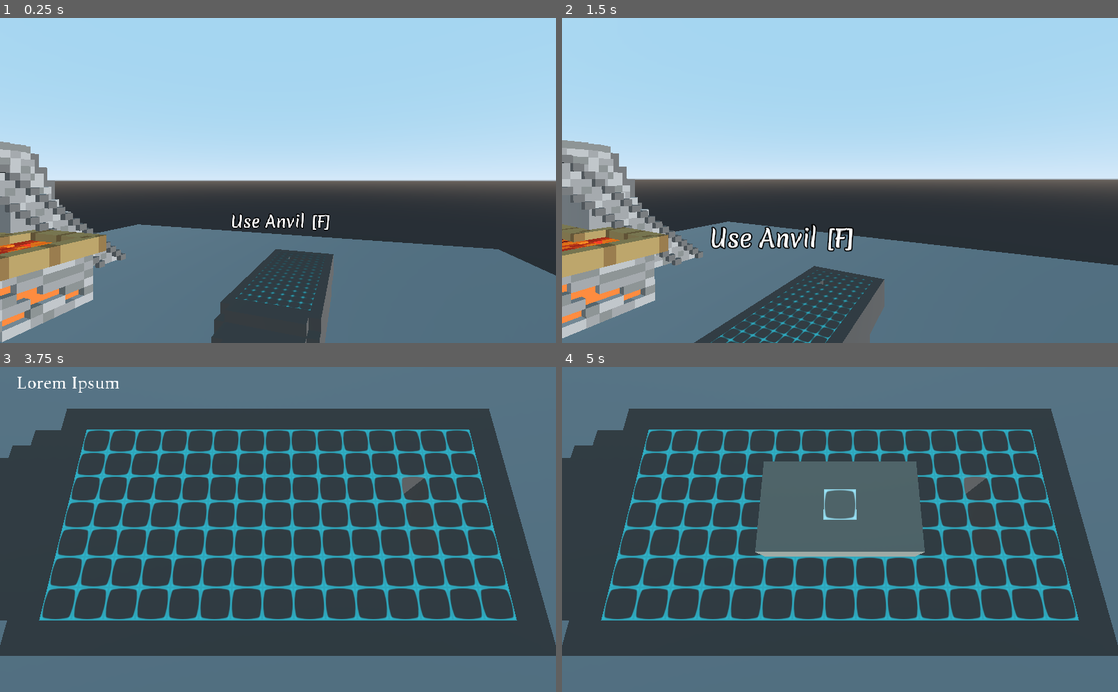
Above: before the commit, frames 1-4 (two rows, left to right).
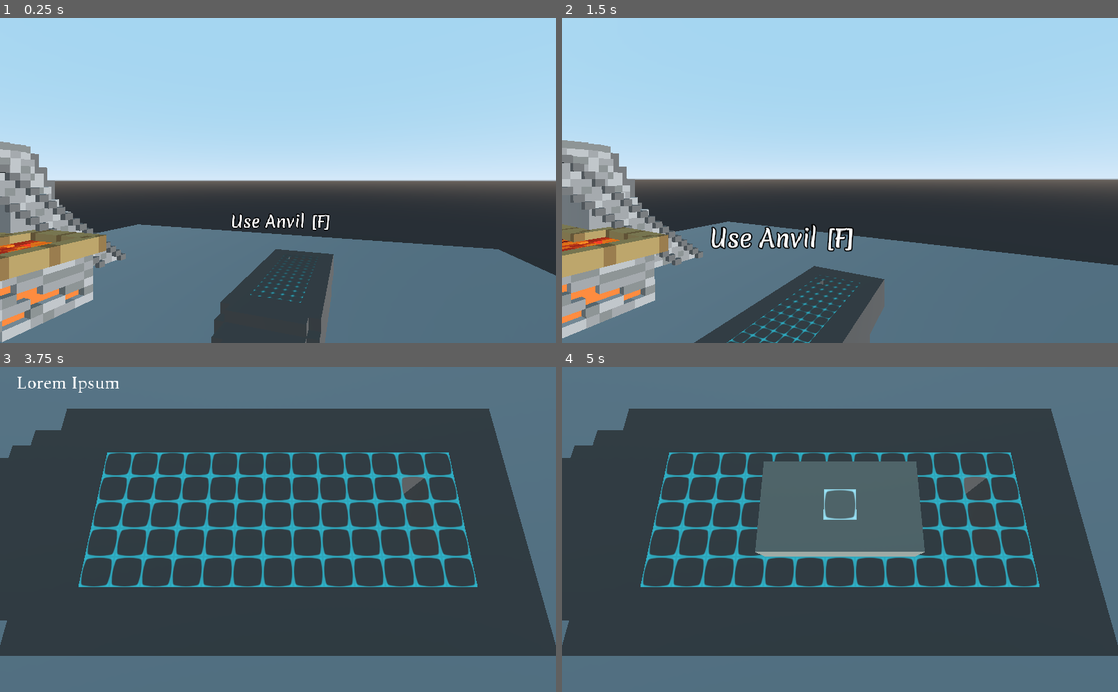
Above: after the commit, the same moments.

Repository: iubaldo/Voxelsmith
Game: Godot game, scene res://Scenes/WorkshopScene.tscn
Same seed, same stepped clock (60 frames per second), same inputs: the game is played once before the commit and once after it.
Inputs (mouse positions are in pixels of both pictures, inside the frame that each line leads up to):
- Up to frame 1 (0.25 s): no input
- Up to frame 2 (1.5 s): tap Enter at 0.5 s; move the mouse to (867, 180) at 0.52 s; press the mouse at (867, 180) at 0.53 s; hold W (moveForward) from 0.53 s (still down); move the mouse to (812, 180) at 1.27 s; release the mouse at (812, 180) at 1.28 s; tap X (flipGridX) at 1.35 s
- Up to frame 3 (3.75 s): click (250, 529) at 1.55 s; tap R (resetZoom) at 2 s; move the mouse to (289, 523) at 2.02 s; hold Z (flipGridZ) 2.03-2.78 s; click (289, 523) at 2.3 s; move the mouse to (272, 536) at 2.77 s; tap Alt (freeMouse) at 2.85 s; click (272, 536) at 3.05 s; move the mouse to (444, 578) at 3.52 s; release W (moveForward) at 3.53 s; hold A (moveLeft) from 3.53 s (still down); hold F (interact) from 3.53 s (still down)
- Up to frame 4 (5 s): keep holding A (moveLeft); click (1006, 578) at 3.8 s; tap ` (debug_addIngot) at 4.15 s; move the mouse to (673, 480) at 4.27 s; release F (interact) at 4.28 s; click (673, 480) at 4.35 s

The runs differ from the first frame. In frame 1, less than 0.1% of the frame differs, in the area x 42-58%, y 76-90%; in frame 2, 0.2%; in frame 3, 4.2%, in the area x 7-93%, y 19-78%; in frame 4, 4.2%.

Commit message:
implemented grid and anvil bounds, as well as fixed ingot adding bug

Diff:
--- a/Scenes/Smithing/AnvilGrid.tscn
+++ b/Scenes/Smithing/AnvilGrid.tscn
@@ -9,4 +9,4 @@
 modulate = Color( 0.239216, 0.737255, 0.835294, 1 )
 texture = ExtResource( 1 )
 region_enabled = true
-region_rect = Rect2( 0, 0, 1792, 3840 )
+region_rect = Rect2( 0, 0, 1280, 3328 )
--- a/Scripts/Smithing/SmithingGrid.gd
+++ b/Scripts/Smithing/SmithingGrid.gd
@@ -66,7 +66,6 @@
 		for z in range(-1 + gridCenter.y, 2 + gridCenter.y):
 			createVoxel(Vector3(x, 0, z))
 
-	print("created ingot")
 	pass
 
 
--- a/Scripts/WorkshopAnvil.gd
+++ b/Scripts/WorkshopAnvil.gd
@@ -24,7 +24,7 @@
 
 const STEP_SIZE: float = 0.1 # constant for converting to a normalized coordinate system for voxels
 var gridBounds: Rect2 = Rect2(-14 * STEP_SIZE, -28 * STEP_SIZE, 29 * STEP_SIZE, 49 * STEP_SIZE)
-var anvilBounds: Rect2 = Rect2(-7 * STEP_SIZE, 3 * STEP_SIZE, 15 * STEP_SIZE, 6 * STEP_SIZE)
+var anvilBounds: Rect2 = Rect2(-6 * STEP_SIZE, -2 * STEP_SIZE, 13 * STEP_SIZE, 5 * STEP_SIZE)
 var pritchelHole: Rect2 = Rect2(5 * STEP_SIZE, -1 * STEP_SIZE, 1 * STEP_SIZE, 3 * STEP_SIZE)
 
 # striking
@@ -154,6 +154,12 @@
 
 func strike(target, power: int) -> void: # target is either voxel or subvoxel
 	if target != null:
+		if !anvilBounds.has_point(Vector2(stepify(target.translation.x + smithingGrid.translation.x - 0.25, 0.1), \
+			stepify(target.translation.z + smithingGrid.translation.z - 0.05, 0.1))):
+			print(var2str(Vector2(stepify(target.translation.x + smithingGrid.translation.x - 0.25, 0.1), \
+			stepify(target.translation.z + smithingGrid.translation.z - 0.05, 0.1))))
+			print("strike() - target outside anvil grid!")
+			return
 		if target is Voxel:
 			var targetList = [] # list of positions to check
 
@@ -296,23 +302,41 @@
 func moveGrid(direction: int) -> void:
 	match direction:
 		1: # up
-			if (smithingGrid.translation.z - 1 * STEP_SIZE >= -14 * STEP_SIZE):
-				smithingGrid.translation.z += -1 * STEP_SIZE
+			if gridBounds.has_point(Vector2((smithingGrid.translation + Vector3.FORWARD * STEP_SIZE).x, \
+			(smithingGrid.translation + Vector3.FORWARD * STEP_SIZE).z)):
+				smithingGrid.translation += Vector3.FORWARD * STEP_SIZE
+			else:
+				print("moveGrid() - target out of bounds, can't move up!")
 		2: # right
-			if (smithingGrid.translation.x + 1 * STEP_SIZE <= 28 * STEP_SIZE):
-				smithingGrid.translation.x += 1 * STEP_SIZE
+			if gridBounds.has_point(Vector2((smithingGrid.translation + Vector3.RIGHT * STEP_SIZE).x, \
+			(smithingGrid.translation + Vector3.RIGHT * STEP_SIZE).z)):
+				smithingGrid.translation += Vector3.RIGHT * STEP_SIZE
+			else:
+				print("moveGrid() - target out of bounds, can't move right!")
 		3: # down
-			if (smithingGrid.translation.z + 1 * STEP_SIZE <= 14 * STEP_SIZE):
-				smithingGrid.translation.z += 1 * STEP_SIZE
+			if gridBounds.has_point(Vector2((smithingGrid.translation + Vector3.BACK * STEP_SIZE).x, \
+			(smithingGrid.translation + Vector3.BACK * STEP_SIZE).z)):
+				smithingGrid.translation += Vector3.BACK * STEP_SIZE
+			else:
+				print("moveGrid() - target out of bounds, can't move down!")
 		4: # left
-			if (smithingGrid.translation.x + -1 * STEP_SIZE >= -28 * STEP_SIZE):
-				smithingGrid.translation.x += -1 * STEP_SIZE
+			if gridBounds.has_point(Vector2((smithingGrid.translation + Vector3.LEFT * STEP_SIZE).x, \
+			(smithingGrid.translation + Vector3.LEFT * STEP_SIZE).z)):
+				smithingGrid.translation += Vector3.LEFT * STEP_SIZE
+			else:
+				print("moveGrid() - target out of bounds, can't move left!")
 	pass
 
 
 func addIngot(ingot: Ingot) -> void:
-	if smithingGrid != null && ingot.matType == smithingGrid.matType: # null error, fix later
-		smithingGrid.voxelPool += 10
+	if smithingGrid != null:
+		if ingot.forgingMat.material.matType == smithingGrid.forgingMat.material.matType: # null error, fix later
+			smithingGrid.voxelPool += 10
+			print("addIngot - increased voxel pool")
+		else:
+			print("addIngot - incompatible materialTypes!")
+			print("smithingGrid materialType: " + var2str(smithingGrid.forgingMat.material.matType))
+			print("ingot materialType: " + var2str(ingot.forgingMat.material.matType))
 	else:
 		# create new smithingGrid using the ingot's materialType
 		smithingGrid = smithingGridTemplate.instance()
@@ -320,7 +344,8 @@
 		add_child(smithingGrid)
 		smithingGrid.translation = gridOrigin.translation
 		smithingGrid.createIngot()
-		pass
+		print("addIngot - created new smithingGrid")
+
 	pass
 
 
